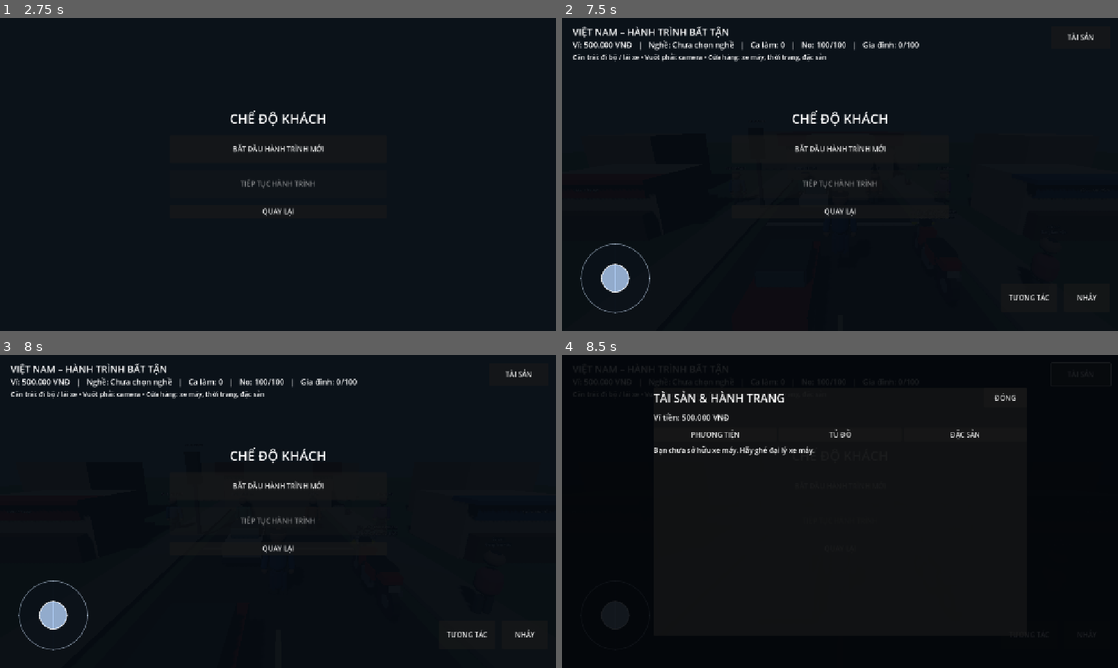
Above: before the commit, frames 1-4 (two rows, left to right).
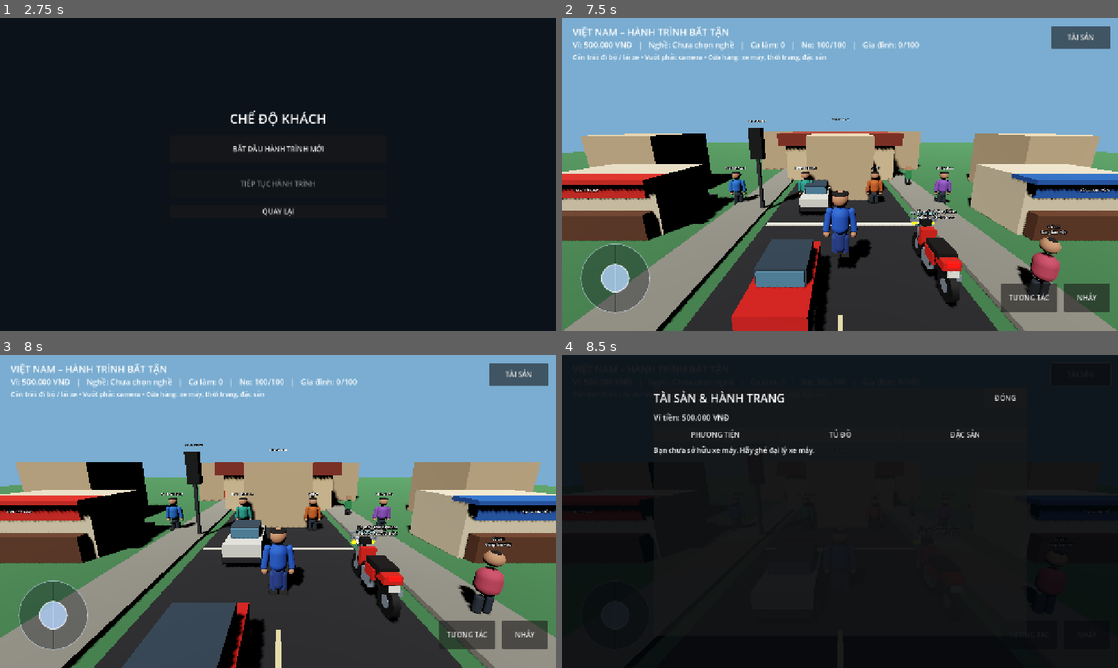
Above: after the commit, the same moments.

Repository: temu838655-dev/Vi-t-Nam-Du-L-ch
Game: Godot game, scene res://scenes/main.tscn
Two runs of this game, one before a commit and one after it. Both use one fixed random seed, a clock stepped at 60 frames per second and the inputs below.
Inputs (mouse positions are in pixels of both pictures, inside the frame that each line leads up to):
- Up to frame 1 (2.75 s): click "ĐĂNG NHẬP BẰNG GOOGLE" at 0.5 s; click "OK" at 1.25 s; click "CHƠI VỚI TƯ CÁCH KHÁCH" at 2 s
- Up to frame 2 (7.5 s): click "QUAY LẠI" at 2.75 s; click (840, 149) at 3.5 s, where only the run before the commit has a clickable "BẮT ĐẦU HÀNH TRÌNH MỚI"; click (840, 149) at 4.25 s, where only the run before the commit has a clickable "BẮT ĐẦU HÀNH TRÌNH MỚI"; click "ĐĂNG NHẬP BẰNG GOOGLE" at 5 s; click "OK" at 5.75 s; click (840, 212) at 6.5 s, where only the run before the commit has a clickable "QUAY LẠI"; click "BẮT ĐẦU HÀNH TRÌNH MỚI" at 7.25 s
- Up to frame 3 (8 s): no input
- Up to frame 4 (8.5 s): click "TÀI SẢN" at 8 s

Frame 1 is identical in both runs. In frame 2, 92% of the frame differs, in the area x 0-100%, y 0-100%; in frame 3, 92%; in frame 4, less than 0.1%.

Commit message:
Fix menu layer transitions

Diff:
--- a/Godot/scripts/main.gd
+++ b/Godot/scripts/main.gd
@@ -29,6 +29,8 @@
 		_save_current_game()
 
 func _show_main_menu() -> void:
+	if is_instance_valid(menu_layer):
+		menu_layer.queue_free()
 	menu_layer = CanvasLayer.new()
 	menu_layer.name = "MainMenu"
 	add_child(menu_layer)
